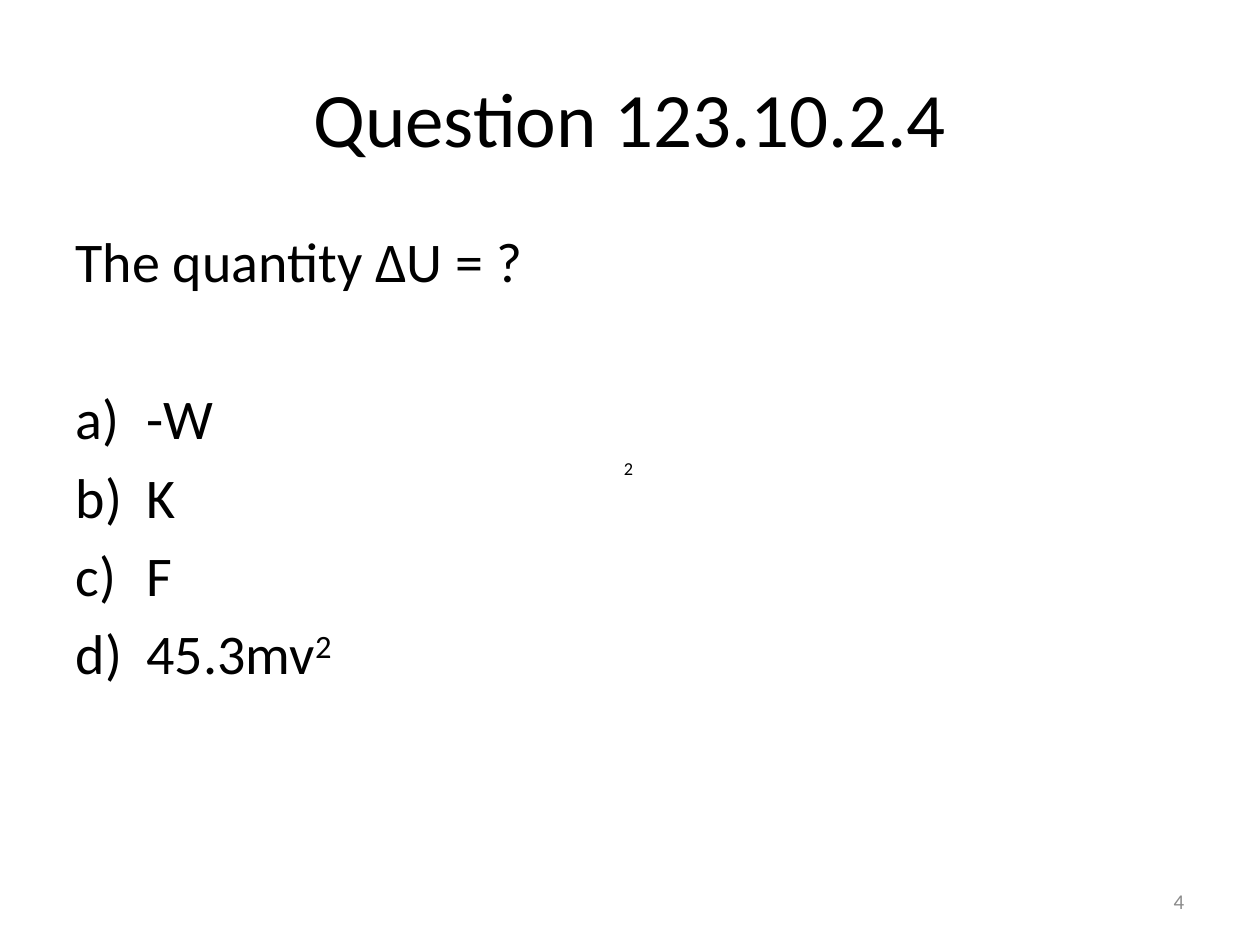
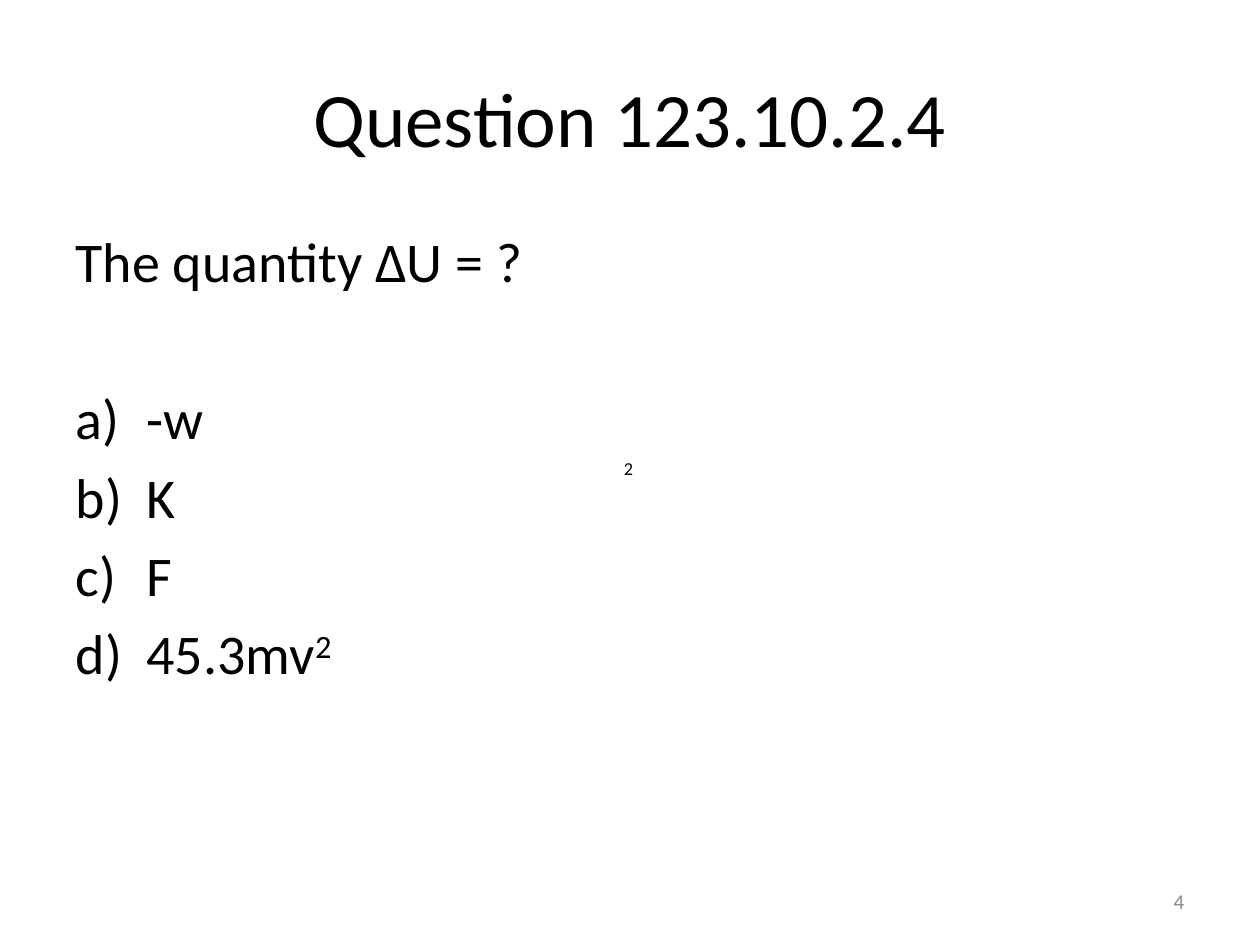
Before and after one commit to rtlines/Introductory-Physics-II, a slide deck: slide 4 of Lecture_Slides/PH 123 Lecture 34.pptx. Drawn at 1260x945 pixels with LibreOffice and Linux fonts; fonts in the diff are those of the drawing. Boxes give left, top, right and bottom in pixels: in the first picture for what was removed or moved away, otherwise in the second. Text is boxed around its words. In the diff, an @@ line names an element or a change of style, - is before the commit and + after.

```diff
--- a/Lecture_Slides/PH 123 Lecture 34.pptx
+++ b/Lecture_Slides/PH 123 Lecture 34.pptx
@@ text at [146,412,203,439]: text changed @@
-a) -W
+a) -w
```
Also in this commit, not shown: 2 other slides changed, 1 slide added, 10 other files.
